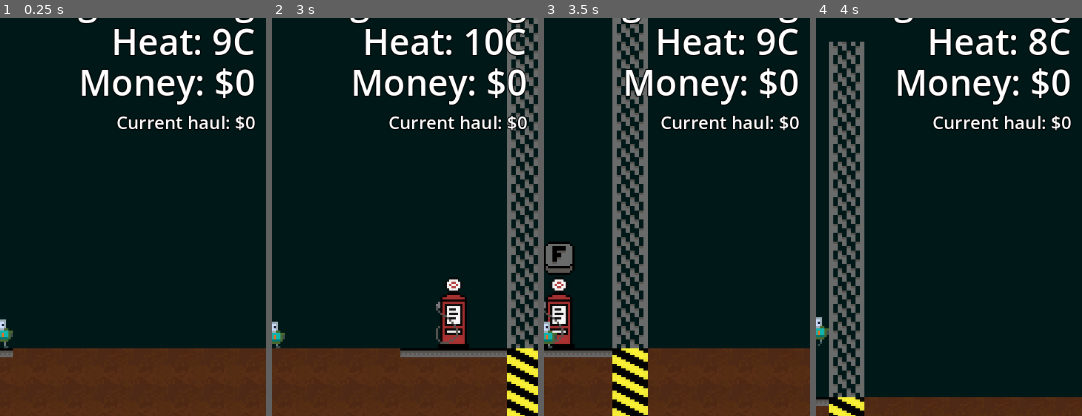
Above: before the commit, frames 1-4 (left to right).
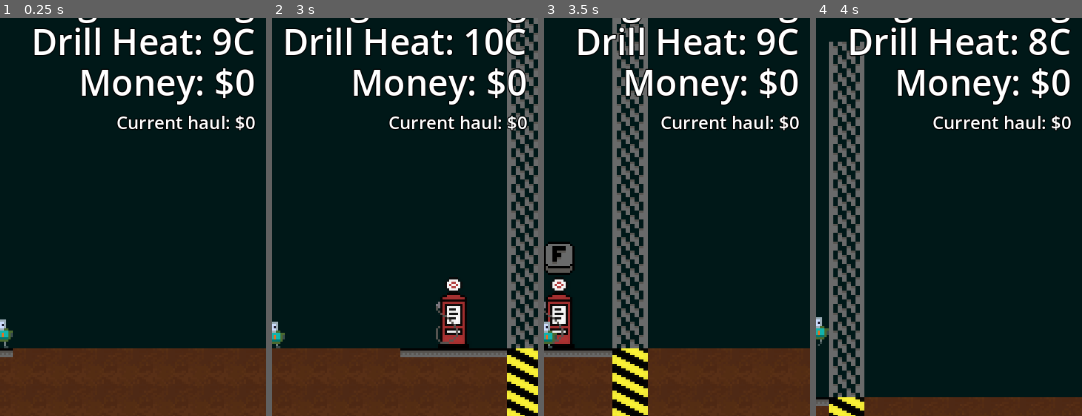
Above: after the commit, the same moments.

Repository: brikr/ludum-dare-57
Game: Godot game, scene res://scenes/main/main.tscn
Same seed, same stepped clock (60 frames per second), same inputs: the game is played once before the commit and once after it.
Inputs (mouse positions are % of the whole screen's width and height, from its top left):
- Up to frame 1 (0.25 s): no input
- Up to frame 2 (3 s): tap Enter at 0.5 s; move the mouse to (72, 45) at 0.52 s; press the mouse at (72, 45) at 0.53 s; hold D (move_right) 0.53-2.03 s; tap Space (jump) at 0.77, 1.52 s; move the mouse to (30, 55) at 1.27 s; release the mouse at (30, 55) at 1.28 s; tap F (interact) at 1.35 s; click (30, 55) at 1.55 s; move the mouse to (60, 28) at 2.02 s; press the mouse at (60, 28) at 2.03 s; hold A (move_left) 2.03-2.78 s; move the mouse to (45, 70) at 2.77 s; release the mouse at (45, 70) at 2.78 s; hold D (move_right) from 2.78 s (still down); click (45, 70) at 2.85 s
- Up to frame 3 (3.5 s): keep holding D (move_right); tap Space (jump) at 3.02 s
- Up to frame 4 (4 s): keep holding D (move_right); move the mouse to (80, 65) at 3.52 s; press the mouse at (80, 65) at 3.53 s; tap F (interact) at 3.6 s; tap Space (jump) at 3.77 s
The pictures show only the part of the screen within x 50-100%, y 10-60%; the shares and areas given below are measured in that part.

The runs differ from the first frame. In frame 1, 1.0% of the frame differs, in the area x 12-76%, y 2-10%; in frame 2, 1.0%; in frame 3, 1.1%; in frame 4, 1.0%.

Commit message:
pop

Diff:
--- a/scenes/hud/hud.gd
+++ b/scenes/hud/hud.gd
@@ -2,12 +2,12 @@
 
 const FUEL_WEIGHT_MONEY_TEMPLATE := """Fuel: %.2fL
 Weight: %dkg
-Heat: %dC
+Drill Heat: %dC
 Money: $%d"""
 const CURRENT_HAUL_VALUE_TEMPLATE := "Current haul: $%d"
 
 func _process(delta):
-  $FuelWeightMoney.text = FUEL_WEIGHT_MONEY_TEMPLATE % [
+  $Status.text = FUEL_WEIGHT_MONEY_TEMPLATE % [
     GameState.player.current_fuel / 1000,
     GameState.player.get_total_weight(),
     GameState.player.get_total_heat(),
--- a/scenes/hud/hud.tscn
+++ b/scenes/hud/hud.tscn
@@ -6,7 +6,7 @@
 [node name="HUD" type="CanvasLayer"]
 script = ExtResource("1_cgeww")
 
-[node name="FuelWeightMoney" type="Label" parent="."]
+[node name="Status" type="Label" parent="."]
 offset_left = 15.0
 offset_right = 705.0
 offset_bottom = 177.0
@@ -14,7 +14,7 @@
 theme_override_font_sizes/font_size = 48
 text = "Fuel: 1.00L
 Weight: 100kg
-Heat: 10C
+Drill Heat: 10C
 Money: $0"
 horizontal_alignment = 2
 
--- a/scenes/player/player.gd
+++ b/scenes/player/player.gd
@@ -202,6 +202,8 @@
 
     # if our current progress exceeds the tile's difficulty, blow it up
     if digging_progress >= current_digging_tile.difficulty():
+      # play sound
+      $BreakSound.play()
       # collect resources
       add_to_haul(current_digging_tile)
       # belete tile
--- a/scenes/player/player.tscn
+++ b/scenes/player/player.tscn
@@ -1,9 +1,10 @@
-[gd_scene load_steps=48 format=4 uid="uid://eduld2nd3eqw"]
+[gd_scene load_steps=49 format=4 uid="uid://eduld2nd3eqw"]
 
 [ext_resource type="Script" uid="uid://dpbukbr1m44es" path="res://scenes/player/player.gd" id="1_8afob"]
 [ext_resource type="Texture2D" uid="uid://cwog7sm42684w" path="res://assets/tile_highlight.png" id="2_dovo2"]
 [ext_resource type="Texture2D" uid="uid://clokykimm1apq" path="res://assets/player.png" id="2_lvxji"]
 [ext_resource type="Texture2D" uid="uid://cc2qiohmmy07d" path="res://assets/tile_breaking.png" id="3_gmlin"]
+[ext_resource type="AudioStream" uid="uid://pykxo3bpn268" path="res://assets/sounds/break.ogg" id="5_p47bc"]
 
 [sub_resource type="AtlasTexture" id="AtlasTexture_28m0y"]
 atlas = ExtResource("2_lvxji")
@@ -387,6 +388,10 @@
 
 [node name="DiggingSound" type="AudioStreamPlayer2D" parent="."]
 stream = SubResource("AudioStreamOggVorbis_p47bc")
-volume_db = -21.549
+volume_db = -25.0
 pitch_scale = 0.4
 parameters/looping = false
+
+[node name="BreakSound" type="AudioStreamPlayer2D" parent="."]
+stream = ExtResource("5_p47bc")
+volume_db = -10.0
Not shown, added: assets/sounds/break.ogg.import
Not shown, added: assets/sounds/break.ogg
